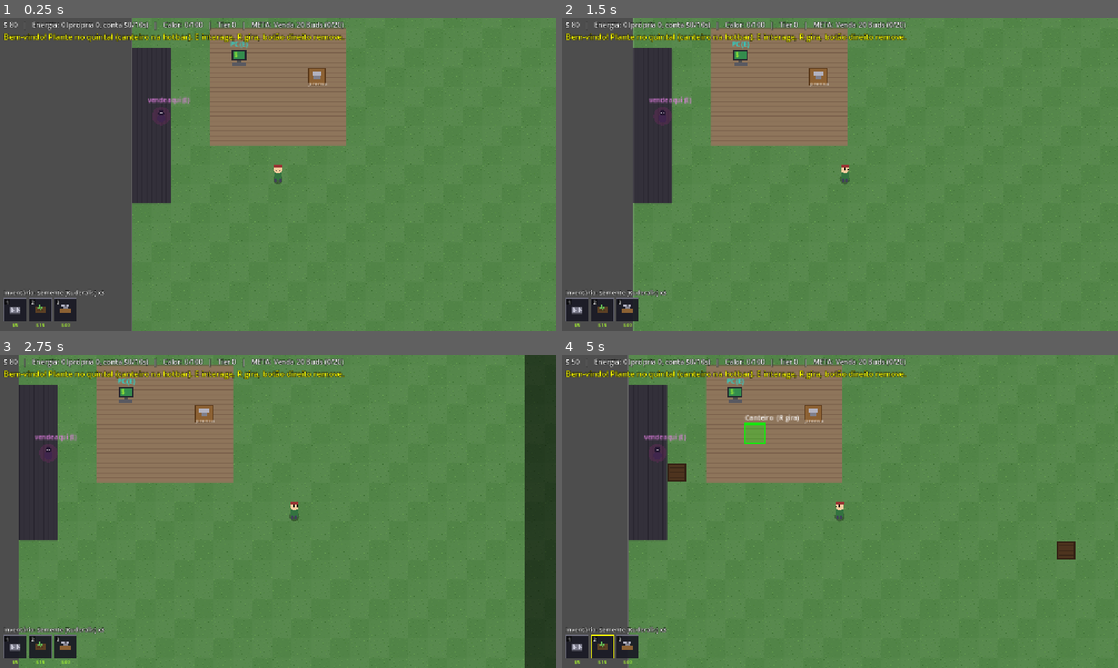
Above: before the commit, frames 1-4 (two rows, left to right).
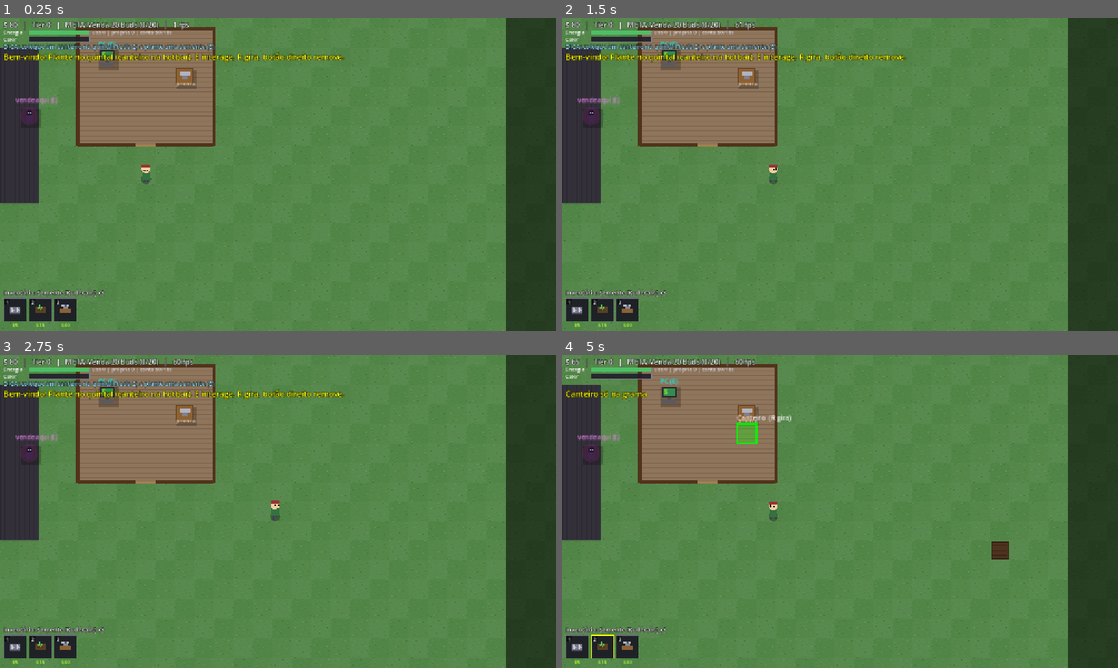
Above: after the commit, the same moments.

Repository: HendryGabriel/canabisprojectbrasiliangame
Game: Godot game, scene res://src/main.tscn
Same seed, same stepped clock (60 frames per second), same inputs: the game is played once before the commit and once after it.
Inputs (mouse positions are in pixels of both pictures, inside the frame that each line leads up to):
- Up to frame 1 (0.25 s): no input
- Up to frame 2 (1.5 s): tap Enter at 0.5 s; move the mouse to (962, 158) at 0.52 s; hold D 0.53-1.25 s; tap R at 0.6 s; click (962, 158) at 0.67 s; drag from (728, 190) to (812, 237) at 1.27 s
- Up to frame 3 (2.75 s): move the mouse to (333, 442) at 2.02 s; hold D from 2.03 s (still down); hold E from 2.03 s (still down); click (333, 442) at 2.17 s; tap R at 2.3 s
- Up to frame 4 (5 s): release D at 2.75 s; release E at 2.75 s; drag from (812, 574) to (673, 464) at 2.77 s; move the mouse to (1006, 558) at 3.52 s; hold A 3.53-4.25 s; tap 2 at 3.6 s; click (1006, 558) at 3.67 s; tap R at 3.8 s; drag from (673, 464) to (756, 433) at 4.27 s

The runs differ from the first frame. In frame 1, 48% of the frame differs, in the area x 0-100%, y 0-100%; in frame 2, 35%; in frame 3, 15%; in frame 4, 33%.

Commit message:
feat: fluidez, otimizacao e experiencia do jogador
Construcao: arrastar pinta linhas de esteira/cano (esteiras viram
sozinhas na direcao do arrasto), arrastar botao direito demole em area,
R gira predio ja construido, zoom com scroll (0.6x-2.6x), camera
limitada ao mundo, mensagem de erro diz o motivo real (sem dinheiro /
lote / terreno).

Leitura do jogo: tooltip ao passar o mouse em qualquer entidade mostra
receita, conteudo, cepa travada, progresso e POR QUE esta parada (sem
agua/semente/combustivel/energia); linha de DICA contextual guia o
jogador (regar, colher, vender, comprar semente, montar maquina);
barras de energia (cobertura propria) e calor no HUD + fps.

Graficos: sombras nas maquinas, paredes e porta na casa, animacao de
andar do avatar (pernas + bob).

Otimizacao: culling por viewport no renderer (so desenha o que a
camera ve).

Determinismo: PASS (mesmo hash de sempre).

Co-Authored-By: Claude Fable 5 <noreply@anthropic.com>

Diff:
--- a/src/main.gd
+++ b/src/main.gd
@@ -13,6 +13,10 @@
 	var cam := Camera2D.new()
 	cam.zoom = Vector2(1.4, 1.4)
 	cam.position_smoothing_enabled = true
+	cam.limit_left = 0
+	cam.limit_top = 0
+	cam.limit_right = Sim.W * 32
+	cam.limit_bottom = Sim.H * 32
 	player.add_child(cam)
 
 	var ui := CanvasLayer.new()
@@ -21,3 +25,4 @@
 
 	render.ui = ui
 	player.ui = ui
+	ui.cam = cam
--- a/src/player.gd
+++ b/src/player.gd
@@ -7,6 +7,7 @@
 
 var ui: CanvasLayer
 var facing := Vector2i(0, 1)
+var _walk := 0.0  # fase da animacao de andar
 
 
 func _ready() -> void:
@@ -20,6 +21,7 @@
 	if Input.is_physical_key_pressed(KEY_A) or Input.is_physical_key_pressed(KEY_LEFT): v.x -= 1
 	if Input.is_physical_key_pressed(KEY_D) or Input.is_physical_key_pressed(KEY_RIGHT): v.x += 1
 	if v != Vector2.ZERO:
+		_walk += delta * 11.0
 		v = v.normalized() * VEL * delta
 		facing = Vector2i(v.sign())
 		var np := position + Vector2(v.x, 0)
@@ -28,6 +30,8 @@
 		np = position + Vector2(0, v.y)
 		if _anda(np):
 			position = np
+	else:
+		_walk = 0.0
 	Sim.player_cell = Vector2i((position / TILE).floor())
 	# segurar E na bancada = prensar manual (GDD §5)
 	if Input.is_physical_key_pressed(KEY_E):
@@ -74,16 +78,18 @@
 
 
 func _draw() -> void:
-	# bonequinho: sombra, corpo, cabeca, bone; olhos seguem a direcao
+	# bonequinho: sombra, corpo, cabeca, bone; olhos seguem a direcao; pernas animam
+	var passo := sin(_walk) * 3.0
+	var bob := -absf(sin(_walk)) * 1.5
 	draw_circle(Vector2(0, 8), 8, Color(0, 0, 0, 0.3))
-	draw_rect(Rect2(-6, -4, 12, 13), Color(0.20, 0.45, 0.25), true)      # camisa
-	draw_rect(Rect2(-5, 7, 4, 5), Color(0.25, 0.25, 0.35), true)         # pernas
-	draw_rect(Rect2(1, 7, 4, 5), Color(0.25, 0.25, 0.35), true)
-	draw_circle(Vector2(0, -9), 7, Color(0.95, 0.80, 0.62))              # cabeca
-	draw_rect(Rect2(-7, -16, 14, 5), Color(0.60, 0.20, 0.20), true)      # bone
+	draw_rect(Rect2(-5, 7, 4, 5 + passo), Color(0.25, 0.25, 0.35), true)   # pernas alternando
+	draw_rect(Rect2(1, 7, 4, 5 - passo), Color(0.25, 0.25, 0.35), true)
+	draw_rect(Rect2(-6, -4 + bob, 12, 13), Color(0.20, 0.45, 0.25), true)  # camisa
+	draw_circle(Vector2(0, -9 + bob), 7, Color(0.95, 0.80, 0.62))          # cabeca
+	draw_rect(Rect2(-7, -16 + bob, 14, 5), Color(0.60, 0.20, 0.20), true)  # bone
 	var f := Vector2(facing).normalized() * 2.5
-	draw_circle(Vector2(-2.5, -9) + f, 1.2, Color.BLACK)                 # olhos
-	draw_circle(Vector2(2.5, -9) + f, 1.2, Color.BLACK)
+	draw_circle(Vector2(-2.5, -9 + bob) + f, 1.2, Color.BLACK)             # olhos
+	draw_circle(Vector2(2.5, -9 + bob) + f, 1.2, Color.BLACK)
 	# realce da celula alvo de interacao
 	var alvo := _celula_alvo()
 	if _perto(alvo) and Sim.ent_em(alvo) != null:
--- a/src/render.gd
+++ b/src/render.gd
@@ -110,21 +110,42 @@
 
 func _draw() -> void:
 	draw_texture_rect(_fundo, Rect2(0, 0, Sim.W * TILE, Sim.H * TILE), false)
+	_draw_casa()
 	_draw_lotes()
+	# culling: so desenha o que a camera ve (fabricas grandes continuam a 60fps)
+	var vis: Rect2 = (get_canvas_transform().affine_inverse() * get_viewport_rect()).grow(TILE * 2)
 	var ids := Sim.ents.keys()
 	ids.sort()
 	# canos e esteiras primeiro (chao), depois maquinas (em cima)
 	for id in ids:
 		var e: Dictionary = Sim.ents[id]
-		if e["t"] == "cano" or e["t"] == "esteira":
+		if (e["t"] == "cano" or e["t"] == "esteira") and vis.intersects(_ent_rect(e)):
 			_draw_ent(e)
 	for id in ids:
 		var e: Dictionary = Sim.ents[id]
-		if e["t"] != "cano" and e["t"] != "esteira":
+		if e["t"] != "cano" and e["t"] != "esteira" and vis.intersects(_ent_rect(e)):
 			_draw_ent(e)
 	for f in _floats:
 		draw_string(_fonte, f["pos"], f["txt"], HORIZONTAL_ALIGNMENT_CENTER, -1, 16, f["cor"])
 	_draw_ghost()
+
+
+func _ent_rect(e: Dictionary) -> Rect2:
+	var tam: Vector2i = Defs.PREDIOS[e["t"]]["tam"] if Defs.PREDIOS.has(e["t"]) else Vector2i(1, 1)
+	return Rect2(e["pos"] * TILE, tam * TILE)
+
+
+func _draw_casa() -> void:
+	# paredes da casa com porta embaixo (o avatar nasce na porta)
+	var cor := Color(0.32, 0.20, 0.11)
+	var p := Vector2(4, 3) * TILE
+	var s := Vector2(7, 6) * TILE
+	draw_line(p + Vector2(-2, 0), p + Vector2(s.x + 2, 0), cor, 6.0)
+	draw_line(p, p + Vector2(0, s.y), cor, 6.0)
+	draw_line(p + Vector2(s.x, 0), p + s, cor, 6.0)
+	draw_line(p + Vector2(0, s.y), p + Vector2(3 * TILE, s.y), cor, 6.0)   # porta no tile 7
+	draw_line(p + Vector2(4 * TILE, s.y), p + s, cor, 6.0)
+	draw_rect(Rect2(p + Vector2(3 * TILE, s.y - 2), Vector2(TILE, 4)), Color(0.65, 0.50, 0.30), true)  # soleira
 
 
 func _draw_lotes() -> void:
@@ -141,6 +162,8 @@
 	var t: String = e["t"]
 	var tam: Vector2i = Defs.PREDIOS[t]["tam"] if Defs.PREDIOS.has(t) else Vector2i(1, 1)
 	var px := Rect2(e["pos"] * TILE, tam * TILE)
+	if t != "esteira" and t != "cano" and t != "canteiro":
+		draw_rect(Rect2(px.position + Vector2(3, 4), px.size), Color(0, 0, 0, 0.22), true)  # sombra
 	match t:
 		"esteira": _draw_esteira(e, px)
 		"cano": _draw_cano(e, px)
--- a/src/sim.gd
+++ b/src/sim.gd
@@ -558,42 +558,59 @@
 
 # ---------------- comandos (inputs deterministicos — futuros pacotes de rede) ----------------
 
-func cmd_place(t: String, pos: Vector2i, dir: int) -> bool:
+func motivo_nao_construir(t: String, pos: Vector2i) -> String:
+	# "" = pode construir. Uma fonte so de verdade p/ cmd_place e p/ a UI explicar o erro.
 	if not Defs.PREDIOS.has(t):
-		return false
+		return "Prédio inválido"
 	var d: Dictionary = Defs.PREDIOS[t]
-	if tier < d["tier"] or money < d["custo"]:
-		return false
+	if tier < d["tier"]:
+		return "Precisa do Tier %d (cumpra a meta)" % d["tier"]
+	if money < d["custo"]:
+		return "Sem dinheiro (custa $%d)" % d["custo"]
 	var tam: Vector2i = d["tam"]
 	for dx in tam.x:
 		for dy in tam.y:
 			var c: Vector2i = pos + Vector2i(dx, dy)
-			if grid.has(c) or not celula_comprada(c):
-				return false
+			if not celula_comprada(c):
+				return "Lote não comprado (compre no PC)"
+			if grid.has(c):
+				return "Espaço ocupado"
 			var ter := terreno_em(c)
 			match t:
 				"extrator_madeira":
 					if ter != T.ARVORE:
-						return false
+						return "Coloque em cima de uma árvore"
 				"extrator_areia":
 					if ter != T.AREIA:
-						return false
+						return "Coloque em cima da areia"
 				"canteiro":
 					if ter != T.GRAMA:
-						return false
+						return "Canteiro só na grama"
 				_:
 					if ter == T.AGUA or ter == T.ARVORE:
-						return false
+						return "Terreno inválido"
 	if t == "poco":
 		var tem_agua := false
 		for dv in DIRS:
 			if terreno_em(pos + dv) == T.AGUA:
 				tem_agua = true
 		if not tem_agua:
-			return false
-	money -= d["custo"]
+			return "Poço precisa de água ao lado"
+	return ""
+
+
+func cmd_place(t: String, pos: Vector2i, dir: int) -> bool:
+	if motivo_nao_construir(t, pos) != "":
+		return false
+	money -= Defs.PREDIOS[t]["custo"]
 	_criar(t, pos, dir)
 	return true
+
+
+func cmd_rotate(pos: Vector2i, dir: int) -> void:
+	var e = ent_em(pos)
+	if e != null and e.has("dir") and dir >= 0 and dir < 4 and e["t"] != "pc" and e["t"] != "traficante":
+		e["dir"] = dir
 
 
 func cmd_remove(pos: Vector2i) -> bool:
--- a/src/ui.gd
+++ b/src/ui.gd
@@ -8,22 +8,44 @@
 
 var build_type := ""
 var rot := 1  # 0 N, 1 E, 2 S, 3 O
+var cam: Camera2D
 var _slots_tipos: Array = []  # ordem dos predios na hotbar (p/ teclas 1-9,0)
 var _topo: Label
 var _inv_lbl: Label
 var _msg_lbl: Label
+var _dica_lbl: Label
 var _msg_timer := 0.0
 var _hotbar: HBoxContainer
 var _shop: PanelContainer
 var _shop_box: VBoxContainer
 var _tier_hotbar := -1
+var _hover: PanelContainer
+var _hover_lbl: Label
+var _drag_build := false
+var _drag_prev := Vector2i.ZERO
+var _drag_rem := false
 
 
 func _ready() -> void:
 	_topo = _label(Vector2(8, 4), 16)
 	_inv_lbl = _label(Vector2(8, 622), 14)
-	_msg_lbl = _label(Vector2(8, 30), 18)
+	_dica_lbl = _label(Vector2(8, 56), 14)
+	_dica_lbl.modulate = Color(0.6, 0.9, 1.0)
+	_msg_lbl = _label(Vector2(8, 76), 18)
 	_msg_lbl.modulate = Color.YELLOW
+
+	var barras := Barras.new()
+	barras.position = Vector2(8, 26)
+	add_child(barras)
+
+	_hover = PanelContainer.new()
+	_hover.visible = false
+	_hover.mouse_filter = Control.MOUSE_FILTER_IGNORE
+	_hover_lbl = Label.new()
+	_hover_lbl.add_theme_font_size_override("font_size", 13)
+	_hover_lbl.mouse_filter = Control.MOUSE_FILTER_IGNORE
+	_hover.add_child(_hover_lbl)
+	add_child(_hover)
 
 	_hotbar = HBoxContainer.new()
 	_hotbar.position = Vector2(8, 644)
@@ -64,9 +86,9 @@
 		meta = "META: %s (%d/%d)" % [m["desc"], Sim.meta_progresso(), m["qtd"]]
 	else:
 		meta = "Sandbox — você é o Maior Produtor"
-	var luz := " LUZ CORTADA!" if Sim.luz_cortada else ""
-	_topo.text = "$ %d   |   Energia: %d (própria %d, conta $%d/10s)%s   |   Calor: %d/100   |   Tier %d   |   %s" % [
-		Sim.money, Sim.energia_uso, Sim.ger_propria, Sim.conta_ultima, luz, Sim.heat, Sim.tier, meta]
+	_topo.text = "$ %d   |   Tier %d   |   %s   |   %d fps" % [Sim.money, Sim.tier, meta, Engine.get_frames_per_second()]
+	_dica_lbl.text = _dica()
+	_atualiza_hover()
 	var linhas := []
 	var chaves := Sim.inv.keys()
 	chaves.sort()
@@ -102,7 +124,13 @@
 	if ev is InputEventKey and ev.pressed and not ev.echo:
 		match ev.physical_keycode:
 			KEY_R:
-				rot = (rot + 1) % 4
+				if build_type != "":
+					rot = (rot + 1) % 4
+				else:
+					# R sobre um predio existente: gira ele
+					var e = Sim.ent_em(_mouse_cell())
+					if e != null and e.has("dir"):
+						Sim.cmd_rotate(e["pos"], (e["dir"] + 1) % 4)
 			KEY_ESCAPE:
 				if _shop.visible:
 					_shop.visible = false
@@ -117,16 +145,58 @@
 				var idx := NUM_KEYS.find(ev.physical_keycode)
 				if idx >= 0 and idx < _slots_tipos.size() and not _shop.visible:
 					build_type = "" if build_type == _slots_tipos[idx] else _slots_tipos[idx]
-	elif ev is InputEventMouseButton and ev.pressed and not _shop.visible:
-		var cell := _mouse_cell()
-		if ev.button_index == MOUSE_BUTTON_LEFT and build_type != "":
-			if not Sim.cmd_place(build_type, cell, rot):
-				_on_msg("Não dá pra construir aí (dinheiro, terreno ou lote).")
+	elif ev is InputEventMouseButton:
+		if ev.pressed and ev.button_index == MOUSE_BUTTON_WHEEL_UP:
+			_zoom(1.15)
+		elif ev.pressed and ev.button_index == MOUSE_BUTTON_WHEEL_DOWN:
+			_zoom(1.0 / 1.15)
+		elif _shop.visible:
+			pass
+		elif ev.button_index == MOUSE_BUTTON_LEFT:
+			if ev.pressed and build_type != "":
+				_drag_prev = _mouse_cell()
+				_tenta_construir(_drag_prev)
+				_drag_build = true
+			elif not ev.pressed:
+				_drag_build = false
 		elif ev.button_index == MOUSE_BUTTON_RIGHT:
-			if build_type != "":
-				build_type = ""
+			if ev.pressed:
+				if build_type != "":
+					build_type = ""
+				else:
+					Sim.cmd_remove(_mouse_cell())
+					_drag_rem = true
 			else:
-				Sim.cmd_remove(cell)
+				_drag_rem = false
+	elif ev is InputEventMouseMotion and not _shop.visible:
+		if _drag_build and (build_type == "esteira" or build_type == "cano"):
+			# arrastar pinta uma linha; esteiras viram sozinhas na direcao do arrasto
+			var cell := _mouse_cell()
+			while cell != _drag_prev:
+				var d := cell - _drag_prev
+				var passo := Vector2i(signi(d.x), 0) if absi(d.x) >= absi(d.y) else Vector2i(0, signi(d.y))
+				if build_type == "esteira":
+					rot = Sim.DIRS.find(passo)
+					var ant = Sim.ent_em(_drag_prev)
+					if ant != null and ant["t"] == "esteira":
+						Sim.cmd_rotate(_drag_prev, rot)  # linha continua
+				_drag_prev += passo
+				_tenta_construir(_drag_prev)
+		elif _drag_rem:
+			Sim.cmd_remove(_mouse_cell())
+
+
+func _zoom(f: float) -> void:
+	if cam != null:
+		var z: float = clampf(cam.zoom.x * f, 0.6, 2.6)
+		cam.zoom = Vector2(z, z)
+
+
+func _tenta_construir(cell: Vector2i) -> void:
+	if not Sim.cmd_place(build_type, cell, rot):
+		var motivo := Sim.motivo_nao_construir(build_type, cell)
+		if motivo != "" and motivo != "Espaço ocupado":  # ocupado no arrasto e normal, sem spam
+			_on_msg(motivo)
 
 
 func _mouse_cell() -> Vector2i:
@@ -196,6 +266,177 @@
 	l.add_theme_font_size_override("font_size", 15)
 	l.add_theme_color_override("font_color", Color(0.7, 0.9, 0.7))
 	return l
+
+
+# ---------------- hover: o que essa coisa esta fazendo? ----------------
+
+func _atualiza_hover() -> void:
+	var e = Sim.ent_em(_mouse_cell())
+	if e == null or build_type != "" or _shop.visible:
+		_hover.visible = false
+		return
+	_hover.visible = true
+	_hover_lbl.text = _info_ent(e)
+	_hover.reset_size()
+	var mp := get_viewport().get_mouse_position() + Vector2(18, 18)
+	var tela := get_viewport().get_visible_rect().size
+	mp.x = clampf(mp.x, 0, tela.x - _hover.size.x - 8)
+	mp.y = clampf(mp.y, 0, tela.y - _hover.size.y - 8)
+	_hover.position = mp
+
+
+func _info_ent(e: Dictionary) -> String:
+	var t: String = e["t"]
+	var l: Array = []
+	match t:
+		"pc":
+			return "PC — aperte E pra comprar"
+		"traficante":
+			return "Traficante do beco\nVenda com E ou entregue por esteira\n(vender aumenta o calor!)"
+		"esteira":
+			l.append("Esteira")
+			if e["item"] != "":
+				l.append("Levando: " + Defs.item_nome(e["item"]))
+		"cano", "poco":
+			l.append("Poço (+3 água/tick)" if t == "poco" else "Cano")
+			var n: int = e.get("net", -1)
+			if n >= 0 and n < Sim.redes.size():
+				l.append("Água na rede: %d / %d" % [Sim.redes[n]["vol"], Sim.redes[n]["cap"]])
+		"canteiro":
+			l.append("Canteiro")
+			if e["cepa"] != "":
+				l.append("Cepa: " + Defs.STRAINS[e["cepa"]]["nome"])
+			match e["fase"]:
+				0: l.append("Vazio — E pra plantar")
+				1: l.append("SECO — E pra regar")
+				2: l.append("Crescendo... faltam %ds" % maxi(0, (Defs.STRAINS[e["cepa"]]["grow"] - e["tempo"]) / 10))
+				3: l.append("PRONTO — E pra colher")
+		"bancada":
+			l.append("Bancada de Prensa (manual)")
+			l.append("2x Bud → 1x Prensado")
+			l.append("Segure E com 2 buds da mesma cepa")
+		"gerador":
+			l.append("Gerador a Biomassa (+30 energia)")
+			l.append("Queima madeira/buds (esteira ou E)")
+			l.append("Combustível: %ds" % (e["fuel"] / 10) if e["fuel"] > 0 else "SEM COMBUSTÍVEL")
+		"solar":
+			return "Painel Solar (+6 energia)"
+		"filtro":
+			return "Filtro de Carvão\nReduz o calor por venda"
+		_:
+			if Defs.ESTUFAS.has(t):
+				var d: Dictionary = Defs.ESTUFAS[t]
+				l.append(Defs.PREDIOS[t]["nome"])
+				l.append("1 Semente + %d água → %d Buds" % [d["agua"], d["buds"]])
+				l.append("Sementes na fila: %d" % e["sementes"].size())
+				if e["prog"] > 0:
+					l.append("Ciclo (%s): %d%%" % [Defs.STRAINS[e["cepa_ciclo"]]["nome"], e["prog"] * 100 / (d["t"] * 256)])
+				elif e["sementes"].is_empty():
+					l.append("PARADA: sem sementes")
+				elif Sim._rede_adjacente(e) < 0:
+					l.append("PARADA: sem cano com água do lado")
+			elif Defs.RECEITAS.has(t):
+				var r: Dictionary = Defs.RECEITAS[t]
+				l.append(Defs.PREDIOS[t]["nome"])
+				l.append(_nome_receita(r))
+				if e.get("cepa", "") != "":
+					l.append("Linha travada: " + Defs.STRAINS[e["cepa"]]["nome"])
+				for k in e.get("ins", {}):
+					if e["ins"][k] > 0:
+						l.append("Dentro: %dx %s" % [e["ins"][k], Defs.PROD_NOME.get(k, k)])
+				for cepa_b in e.get("blend", []):
+					l.append("Dentro: Bud " + Defs.STRAINS[cepa_b]["nome"])
+				if e["prog"] > 0:
+					l.append("Produzindo: %d%%" % (e["prog"] * 100 / (r["t"] * 256)))
+				if r.get("agua", 0) > 0 and Sim._rede_adjacente(e) < 0:
+					l.append("PARADA: precisa de cano com água do lado")
+	if e.get("out_n", 0) > 0:
+		l.append("Saída: %dx %s (E coleta)" % [e["out_n"], Defs.item_nome(e["out_item"])])
+	var energia: int = Defs.PREDIOS[t]["energia"] if Defs.PREDIOS.has(t) else 0
+	if energia > 0 and Sim.fator < 256:
+		l.append("ENERGIA FRACA: rodando a %d%%" % (Sim.fator * 100 / 256))
+	return "\n".join(l)
+
+
+func _nome_receita(r: Dictionary) -> String:
+	var ins: Array = []
+	for k in r["in"]:
+		if k == "bud2cat":
+			ins.append("2x Bud (cepas diferentes, mesma categoria)")
+		else:
+			ins.append("%dx %s" % [r["in"][k], Defs.PROD_NOME.get(k, k)])
+	if r.get("agua", 0) > 0:
+		ins.append("%d água" % r["agua"])
+	var out: String = "Blend" if r["out"] == "blend" else Defs.PROD_NOME.get(r["out"], r["out"])
+	return "%s → %dx %s" % [" + ".join(ins) if ins.size() else "(nada)", r["n"], out]
+
+
+# ---------------- dica contextual (o que fazer agora) ----------------
+
+func _dica() -> String:
+	if Sim.venceu:
+		return ""
+	if Sim.luz_cortada:
+		return "DICA: sem luz! Venda algo pra pagar a conta na próxima cobrança"
+	if Sim.heat >= 70:
+		return "DICA: calor alto — pare de vender um pouco ou contrate o advogado no PC"
+	var tem_canteiro := false
+	var seco := false
+	var pronto := false
+	var tem_auto := false
+	for id in Sim.ents:
+		var e: Dictionary = Sim.ents[id]
+		if e["t"] == "canteiro":
+			tem_canteiro = true
+			seco = seco or e["fase"] == 1
+			pronto = pronto or e["fase"] == 3
+		elif Defs.RECEITAS.has(e["t"]) and not Defs.RECEITAS[e["t"]].get("manual", false):
+			tem_auto = true
+	if pronto:
+		return "DICA: colheita pronta! Aperte E no canteiro"
+	if seco:
+		return "DICA: planta seca — aperte E no canteiro pra regar"
+	if not tem_canteiro:
+		return "DICA: coloque um canteiro no quintal (tecla 2) e plante uma semente (E)"
+	var tem_semente := false
+	var buds := 0
+	for k in Sim.inv:
+		if Defs.item_prod(k) == "semente":
+			tem_semente = true
+		elif Defs.item_prod(k) == "bud":
+			buds += Sim.inv[k]
+	if buds >= 2:
+		return "DICA: venda buds no beco (E no traficante) ou prense 2 na bancada da cozinha"
+	if not tem_semente and buds == 0:
+		return "DICA: compre sementes no PC (Tab ou E no PC)"
+	if Sim.tier >= 1 and not tem_auto:
+		return "DICA: Tier 1! Monte uma Máquina de Pura com esteiras levando até o beco"
+	return ""
+
+
+class Barras extends Control:
+	# energia (quanto da fabrica roda com geracao propria) e calor da policia
+	func _process(_d: float) -> void:
+		queue_redraw()
+
+	func _draw() -> void:
+		var f := ThemeDB.fallback_font
+		var cob := 1.0 if Sim.energia_uso == 0 else clampf(float(Sim.ger_propria) / Sim.energia_uso, 0.0, 1.0)
+		draw_string(f, Vector2(0, 11), "Energia", HORIZONTAL_ALIGNMENT_LEFT, -1, 12, Color.WHITE)
+		draw_rect(Rect2(58, 2, 140, 11), Color(0.12, 0.12, 0.16, 0.9), true)
+		draw_rect(Rect2(58, 2, 140 * cob, 11), Color(0.30, 0.75, 0.40), true)   # verde = geracao propria
+		draw_rect(Rect2(58, 2, 140, 11), Color(0.5, 0.5, 0.55), false, 1.0)
+		var txt := "uso %d | própria %d | conta $%d/10s" % [Sim.energia_uso, Sim.ger_propria, Sim.conta_ultima]
+		if Sim.luz_cortada:
+			txt += "  LUZ CORTADA!"
+		draw_string(f, Vector2(204, 11), txt, HORIZONTAL_ALIGNMENT_LEFT, -1, 12, Color.RED if Sim.luz_cortada else Color(0.85, 0.85, 0.9))
+		draw_string(f, Vector2(0, 27), "Calor", HORIZONTAL_ALIGNMENT_LEFT, -1, 12, Color.WHITE)
+		var hc := Color(0.3, 0.8, 0.3).lerp(Color(0.95, 0.2, 0.2), Sim.heat / 100.0)
+		draw_rect(Rect2(58, 18, 140, 11), Color(0.12, 0.12, 0.16, 0.9), true)
+		draw_rect(Rect2(58, 18, 140 * Sim.heat / 100.0, 11), hc, true)
+		draw_rect(Rect2(58, 18, 140, 11), Color(0.5, 0.5, 0.55), false, 1.0)
+		if Sim.heat >= 70:
+			draw_string(f, Vector2(204, 27), "POLÍCIA DE OLHO!", HORIZONTAL_ALIGNMENT_LEFT, -1, 12, Color.RED)
 
 
 class Slot extends Control:
Not shown, added: src/icons.gd.uid
